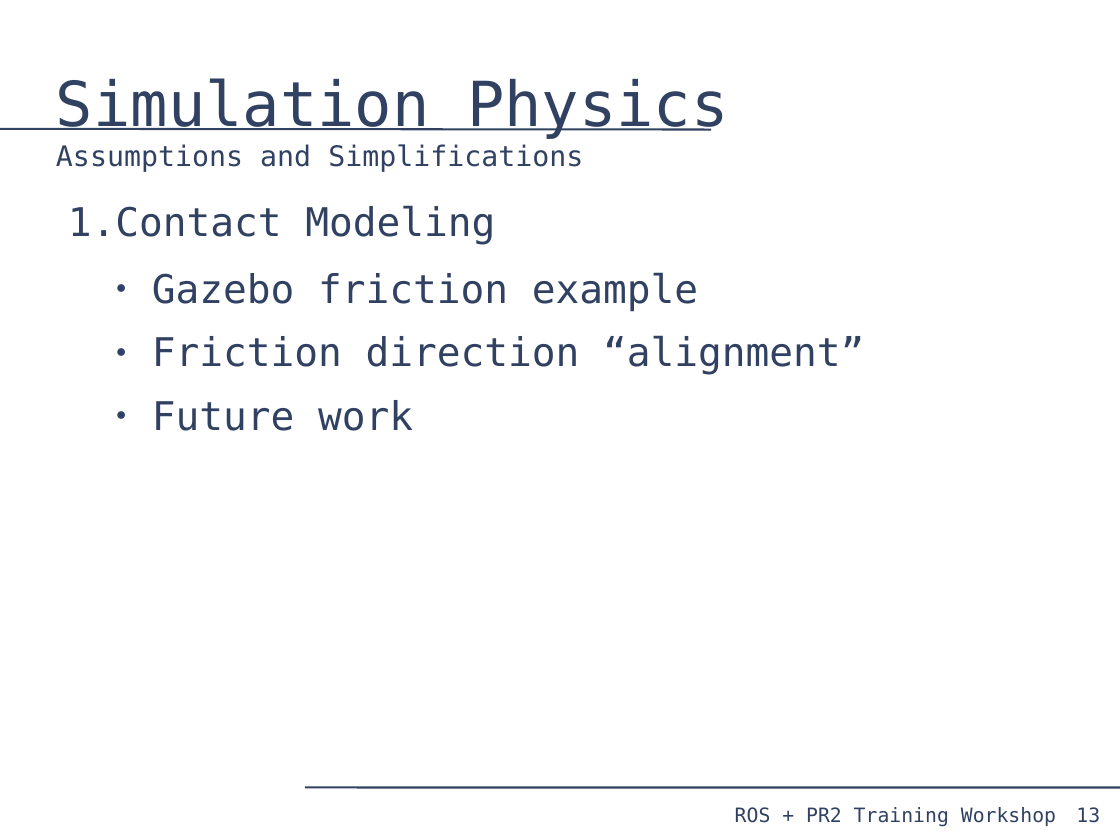
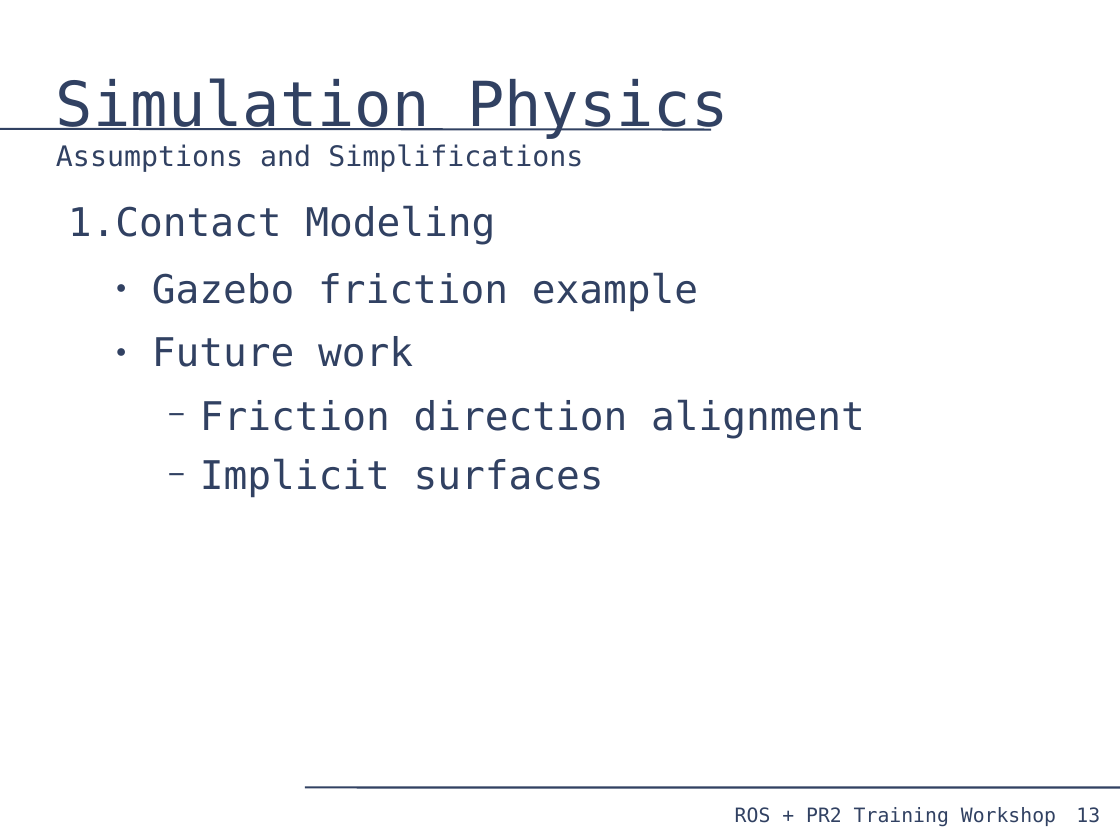
Before and after one commit to PR2/pr2_docs, a slide deck: slide 13 of pr2_training_workshop/simulation/simulation_training_workshop.odp. Drawn at 1120x840 pixels with LibreOffice and Linux fonts; fonts in the diff are those of the drawing. Boxes give left, top, right and bottom in pixels: in the first picture for what was removed or moved away, otherwise in the second. Text is boxed around its words. In the diff, an @@ line names an element or a change of style, - is before the commit and + after.

```diff
--- a/pr2_training_workshop/simulation/simulation_training_workshop.odp
+++ b/pr2_training_workshop/simulation/simulation_training_workshop.odp
@@ text at bbox=[152, 335, 864, 375]: paragraph removed @@
-  ● Friction direction “alignment”
@@ text at bbox=[200, 399, 865, 498]: paragraphs added @@
+    − Friction direction alignment
+    − Implicit surfaces
```
Also in this commit, not shown: 3 other slides changed, 2 slides added.
